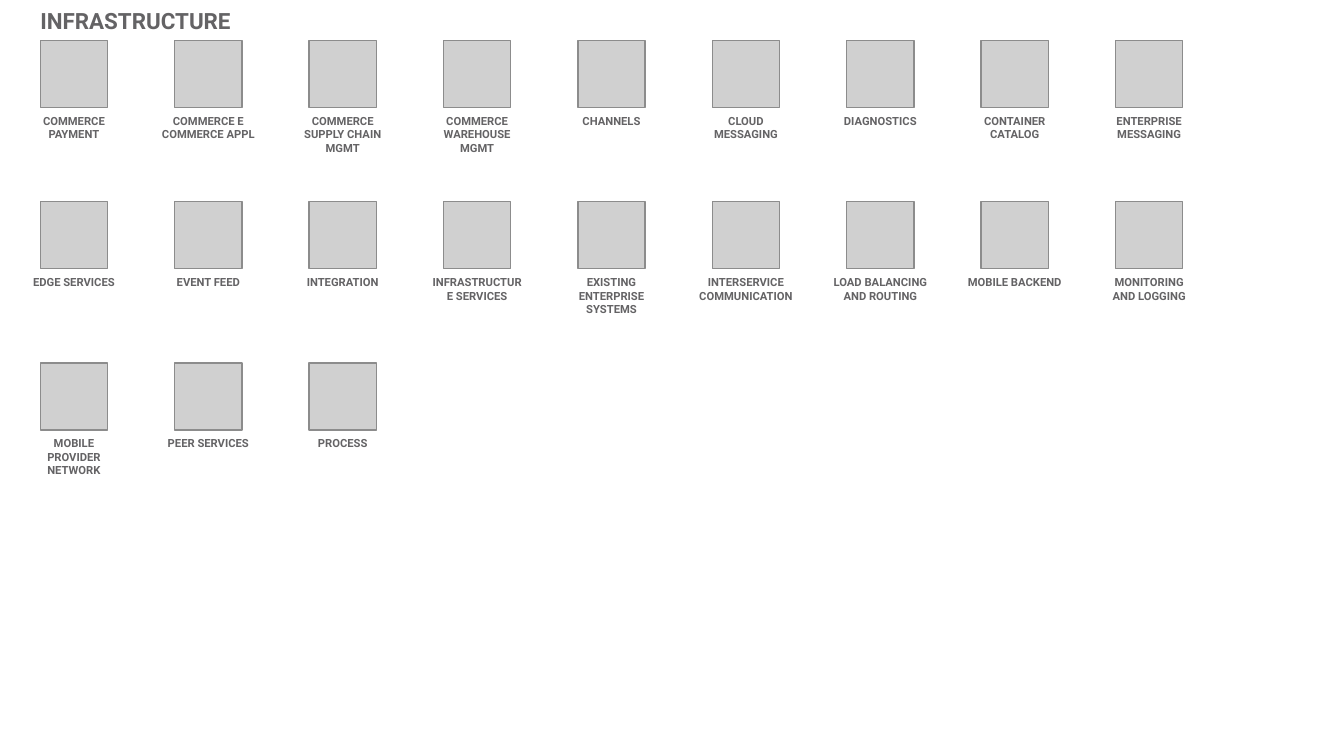
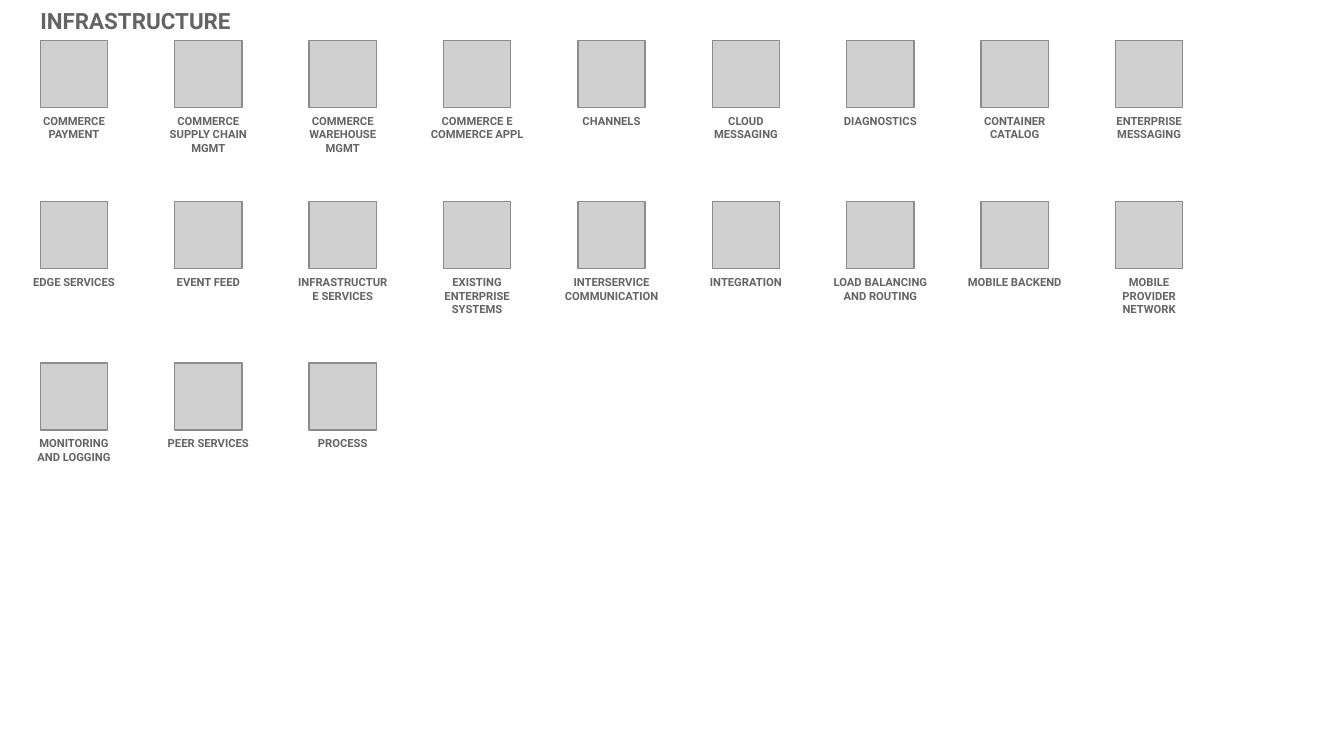
Before and after one commit to l2fprod/myarchitecture, a slide deck: slide 18 of mycatalog-architecture-diagram-template.pptx. Drawn at 1344x756 pixels with LibreOffice and Linux fonts; fonts in the diff are those of the drawing; grey boxes stand for pictures. Boxes give left, top, right and bottom in pixels: in the first picture for what was removed or moved away, otherwise in the second. Text is boxed around its words. In the diff, an @@ line names an element or a change of style, - is before the commit and + after.

```diff
--- a/mycatalog-architecture-diagram-template.pptx
+++ b/mycatalog-architecture-diagram-template.pptx
@@ text at [170,117,247,152]: text changed @@
-COMMERCE E COMMERCE APPL
+COMMERCE SUPPLY CHAIN MGMT
@@ text at [309,117,376,152]: text changed @@
-COMMERCE SUPPLY CHAIN MGMT
+COMMERCE WAREHOUSE MGMT
@@ text at [431,117,523,138]: text changed @@
-COMMERCE WAREHOUSE MGMT
+COMMERCE E COMMERCE APPL
@@ 3 texts: place and size @@
-3 texts at [456,278,792,313]
+3 texts at [322,278,658,313]
@@ text "INTEGRATION": place and size @@
-text "INTEGRATION" at [307,278,379,286]
+text "INTEGRATION" at [710,278,782,286]
@@ text at [1122,278,1176,313]: text changed @@
-MONITORING AND LOGGING
+MOBILE PROVIDER NETWORK
@@ text at [37,439,111,461]: text changed @@
-MOBILE PROVIDER NETWORK
+MONITORING AND LOGGING
```
Also in this commit, not shown: 13 other slides changed, 1 slide added, 1 slide removed.
